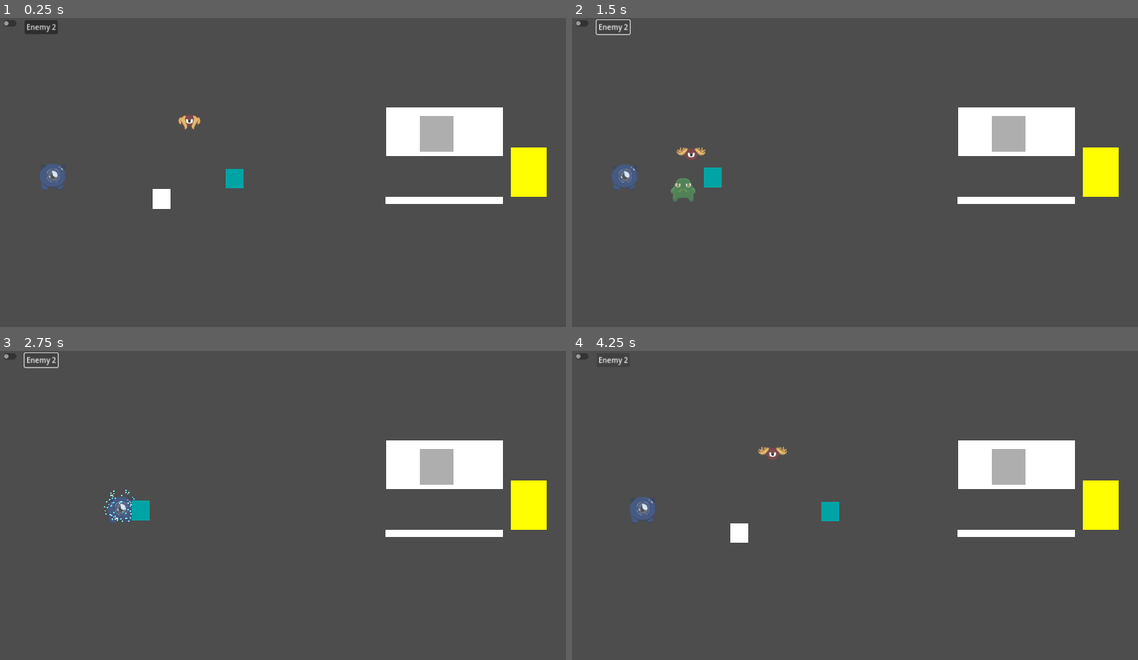
Above: before the commit, frames 1-4 (two rows, left to right).
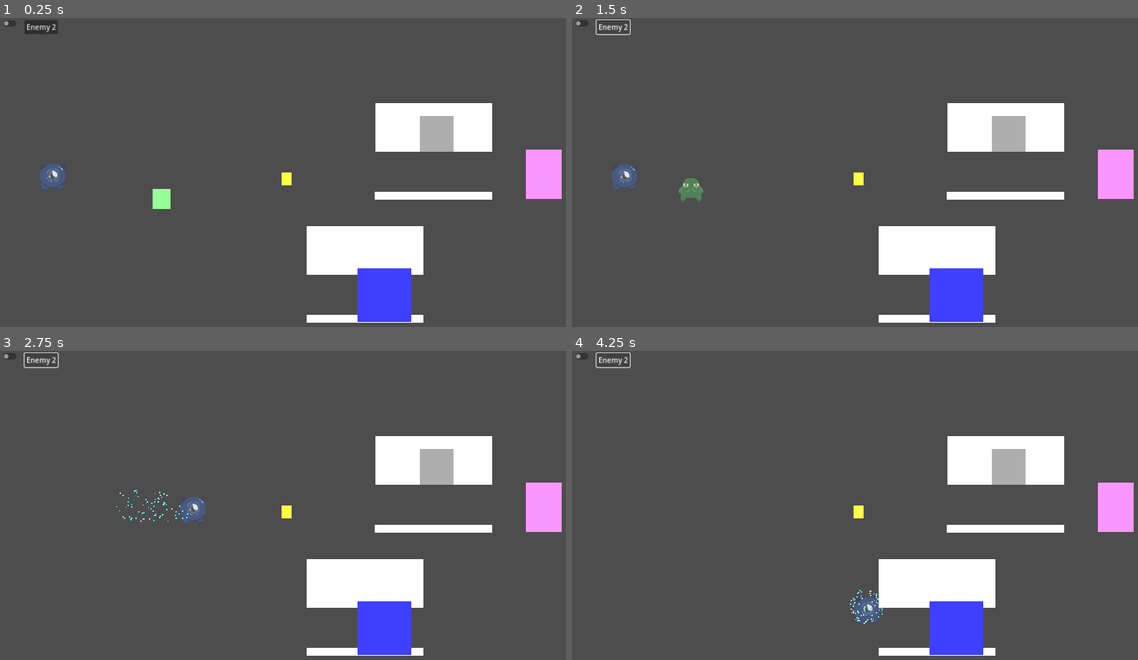
Above: after the commit, the same moments.

Repository: acropolis914/Gwizz-s-Game-Jam
Game: Godot game, scene res://Scene/main.tscn
The game is run twice, just before and just after one commit, with the same random seed, the same clock (stepped at 60 frames per second) and the same inputs.
Inputs (mouse positions are in pixels of both pictures, inside the frame that each line leads up to):
- Up to frame 1 (0.25 s): no input
- Up to frame 2 (1.5 s): click (583, 24) at 0.5 s; click "Enemy 2" at 1.25 s
- Up to frame 3 (2.75 s): tap Enter at 2 s; hold D (move_right) from 2.03 s (still down); tap Shift (dash) at 2.1 s
- Up to frame 4 (4.25 s): release D (move_right) at 2.78 s; hold S (move_down) 2.78-3.53 s; tap Shift (dash) at 2.85, 3.6 s; hold D (move_right) from 3.53 s (still down)

The runs differ from the first frame. In frame 1, 8.8% of the frame differs, in the area x 26-100%, y 27-99%; in frame 2, 8.9%; in frame 3, 9.2%; in frame 4, 9.5%, in the area x 4-100%, y 0-99%.
Error in both runs: Invalid access to property or key 'x' on a base object of type 'Nil'. (res://Scripts/Main.gd:31)

Commit message:
Gate and Key
Gate needs a key to unlock

Diff:
--- a/Scene/enemy_type_1.tscn
+++ b/Scene/enemy_type_1.tscn
@@ -29,6 +29,7 @@
 shape = SubResource("RectangleShape2D_uod3q")
 
 [node name="Enemy_block_1" type="Sprite2D" parent="."]
+modulate = Color(0.592157, 1, 0.592157, 1)
 scale = Vector2(0.333333, 0.366667)
 texture = ExtResource("4_yluhq")
 
--- /dev/null
+++ b/Scene/gate.tscn
@@ -0,0 +1,27 @@
+[gd_scene load_steps=5 format=3 uid="uid://f12olo3uq6e6"]
+
+[ext_resource type="Script" path="res://Scripts/gate.gd" id="1_fo5on"]
+[ext_resource type="Texture2D" uid="uid://ca43nx0s8p3wh" path="res://ImageAssets/White.png" id="1_v1e5c"]
+
+[sub_resource type="RectangleShape2D" id="RectangleShape2D_77716"]
+size = Vector2(124, 138)
+
+[sub_resource type="RectangleShape2D" id="RectangleShape2D_ilp8y"]
+size = Vector2(122, 126)
+
+[node name="Gate" type="Area2D"]
+script = ExtResource("1_fo5on")
+
+[node name="CollisionShape2D" type="CollisionShape2D" parent="."]
+shape = SubResource("RectangleShape2D_77716")
+
+[node name="Sprite2D" type="Sprite2D" parent="."]
+modulate = Color(0.247059, 0.25098, 1, 1)
+texture = ExtResource("1_v1e5c")
+
+[node name="StaticBody2D" type="StaticBody2D" parent="."]
+
+[node name="CollisionShape2D2" type="CollisionShape2D" parent="StaticBody2D"]
+shape = SubResource("RectangleShape2D_ilp8y")
+
+[connection signal="body_entered" from="." to="." method="_on_body_entered"]
--- /dev/null
+++ b/Scene/key.tscn
@@ -0,0 +1,20 @@
+[gd_scene load_steps=4 format=3 uid="uid://1qgfs1qinp1g"]
+
+[ext_resource type="Script" path="res://Scripts/key.gd" id="1_xo6a5"]
+[ext_resource type="Texture2D" uid="uid://ca43nx0s8p3wh" path="res://ImageAssets/White.png" id="2_mc1cx"]
+
+[sub_resource type="RectangleShape2D" id="RectangleShape2D_sqpmm"]
+size = Vector2(20, 26)
+
+[node name="Key" type="Area2D"]
+script = ExtResource("1_xo6a5")
+
+[node name="CollisionShape2D" type="CollisionShape2D" parent="."]
+shape = SubResource("RectangleShape2D_sqpmm")
+
+[node name="Key_Sprite2D" type="Sprite2D" parent="."]
+modulate = Color(1, 1, 0.27451, 1)
+scale = Vector2(0.183333, 0.233333)
+texture = ExtResource("2_mc1cx")
+
+[connection signal="body_entered" from="." to="." method="_on_body_entered"]
--- a/Scene/main.tscn
+++ b/Scene/main.tscn
@@ -1,11 +1,12 @@
-[gd_scene load_steps=10 format=3 uid="uid://c4ehycwbenis3"]
+[gd_scene load_steps=11 format=3 uid="uid://c4ehycwbenis3"]
 
 [ext_resource type="Script" path="res://Scripts/Main.gd" id="1_0qhc5"]
 [ext_resource type="PackedScene" uid="uid://dwbgo21cx8lyu" path="res://Scene/player.tscn" id="2_b3uek"]
 [ext_resource type="PackedScene" uid="uid://b0weg8ntix058" path="res://Scene/enemy_type_2.tscn" id="2_ixmfe"]
 [ext_resource type="Texture2D" uid="uid://ca43nx0s8p3wh" path="res://ImageAssets/White.png" id="6_vglg2"]
-[ext_resource type="PackedScene" uid="uid://gwrdgj65fsr4" path="res://Scene/enemy_type_3.tscn" id="7_4dygs"]
+[ext_resource type="PackedScene" uid="uid://1qgfs1qinp1g" path="res://Scene/key.tscn" id="7_25gxa"]
 [ext_resource type="PackedScene" uid="uid://cr8t15u2vq6hx" path="res://Scene/story_mode.tscn" id="7_qvbas"]
+[ext_resource type="PackedScene" uid="uid://f12olo3uq6e6" path="res://Scene/gate.tscn" id="8_5nvpr"]
 [ext_resource type="PackedScene" uid="uid://b8dd2kjotn5vx" path="res://Scene/princess.tscn" id="8_x7y06"]
 
 [sub_resource type="RectangleShape2D" id="RectangleShape2D_euuoh"]
@@ -37,23 +38,46 @@
 offset_bottom = 36.0
 text = "Enemy 2"
 
-[node name="Walls_StaticBody2D" type="StaticBody2D" parent="."]
-position = Vector2(618, 156)
+[node name="Walls_Trap_StaticBody2D" type="StaticBody2D" parent="."]
+position = Vector2(594, 146)
+metadata/_edit_group_ = true
 
-[node name="CollisionShape2D" type="CollisionShape2D" parent="Walls_StaticBody2D"]
+[node name="CollisionShape2D" type="CollisionShape2D" parent="Walls_Trap_StaticBody2D"]
 position = Vector2(-270, -105)
 shape = SubResource("RectangleShape2D_euuoh")
 
-[node name="Sprite2D" type="Sprite2D" parent="Walls_StaticBody2D/CollisionShape2D"]
+[node name="Sprite2D" type="Sprite2D" parent="Walls_Trap_StaticBody2D/CollisionShape2D"]
 position = Vector2(4, -3)
 scale = Vector2(2.175, 0.141667)
 texture = ExtResource("6_vglg2")
 
-[node name="CollisionShape2D2" type="CollisionShape2D" parent="Walls_StaticBody2D"]
+[node name="CollisionShape2D2" type="CollisionShape2D" parent="Walls_Trap_StaticBody2D"]
 position = Vector2(-268, -263)
 shape = SubResource("RectangleShape2D_h7kn0")
 
-[node name="Sprite2D2" type="Sprite2D" parent="Walls_StaticBody2D/CollisionShape2D2"]
+[node name="Sprite2D2" type="Sprite2D" parent="Walls_Trap_StaticBody2D/CollisionShape2D2"]
+position = Vector2(2.5, 1.50001)
+scale = Vector2(2.175, 0.908333)
+texture = ExtResource("6_vglg2")
+
+[node name="Walls_Gate_StaticBody2D2" type="StaticBody2D" parent="."]
+position = Vector2(441, 421)
+metadata/_edit_group_ = true
+
+[node name="CollisionShape2D" type="CollisionShape2D" parent="Walls_Gate_StaticBody2D2"]
+position = Vector2(-270, -105)
+shape = SubResource("RectangleShape2D_euuoh")
+
+[node name="Sprite2D" type="Sprite2D" parent="Walls_Gate_StaticBody2D2/CollisionShape2D"]
+position = Vector2(4, -3)
+scale = Vector2(2.175, 0.141667)
+texture = ExtResource("6_vglg2")
+
+[node name="CollisionShape2D2" type="CollisionShape2D" parent="Walls_Gate_StaticBody2D2"]
+position = Vector2(-268, -263)
+shape = SubResource("RectangleShape2D_h7kn0")
+
+[node name="Sprite2D2" type="Sprite2D" parent="Walls_Gate_StaticBody2D2/CollisionShape2D2"]
 position = Vector2(2.5, 1.50001)
 scale = Vector2(2.175, 0.908333)
 texture = ExtResource("6_vglg2")
@@ -62,11 +86,11 @@
 visible = false
 
 [node name="Princess" parent="." instance=ExtResource("8_x7y06")]
-position = Vector2(541, -15)
+position = Vector2(574, -10)
 
-[node name="enemy_type_3" parent="." instance=ExtResource("7_4dygs")]
+[node name="Key" parent="." instance=ExtResource("7_25gxa")]
 
-[node name="enemy_type_2" parent="." instance=ExtResource("2_ixmfe")]
-position = Vector2(-169, -147)
+[node name="Gate" parent="." instance=ExtResource("8_5nvpr")]
+position = Vector2(218, 260)
 
 [connection signal="pressed" from="Debug/SpawnEnemy2" to="." method="_on_spawn_enemy_2_pressed"]
--- a/Scene/player.tscn
+++ b/Scene/player.tscn
@@ -1,9 +1,10 @@
-[gd_scene load_steps=10 format=3 uid="uid://dwbgo21cx8lyu"]
+[gd_scene load_steps=11 format=3 uid="uid://dwbgo21cx8lyu"]
 
 [ext_resource type="Script" path="res://Scripts/Player.gd" id="1_1fjau"]
 [ext_resource type="Texture2D" uid="uid://cqx0p8hxa6pj1" path="res://ImageAssets/player_programmerart_64.png" id="2_6ddoa"]
 [ext_resource type="Texture2D" uid="uid://djupu0ttnro4v" path="res://ImageAssets/player_dash_programmerart_64.png" id="2_380vl"]
 [ext_resource type="Texture2D" uid="uid://bhrjflbuiikul" path="res://ImageAssets/player_idle1_programmerart_64.png" id="4_2emre"]
+[ext_resource type="Texture2D" uid="uid://ca43nx0s8p3wh" path="res://ImageAssets/White.png" id="5_echeq"]
 
 [sub_resource type="RectangleShape2D" id="RectangleShape2D_5w6aj"]
 size = Vector2(54, 58)
@@ -80,3 +81,10 @@
 spread = 97.73
 gravity = Vector2(-20, -100)
 linear_accel_max = 12.12
+
+[node name="Key_Sprite2D" type="Sprite2D" parent="."]
+visible = false
+modulate = Color(1, 1, 0.27451, 1)
+position = Vector2(0, -40)
+scale = Vector2(0.183333, 0.233333)
+texture = ExtResource("5_echeq")
--- a/Scene/princess.tscn
+++ b/Scene/princess.tscn
@@ -11,7 +11,7 @@
 script = ExtResource("1_8xokj")
 
 [node name="Sprite2D" type="Sprite2D" parent="."]
-modulate = Color(1, 1, 0, 1)
+modulate = Color(0.980392, 0.588235, 1, 1)
 scale = Vector2(0.666667, 0.916667)
 texture = ExtResource("1_tpu10")
 
--- a/Scripts/Player.gd
+++ b/Scripts/Player.gd
@@ -60,3 +60,9 @@
 	await get_tree().create_timer(1.0).timeout
 	dead = false
 	get_tree().reload_current_scene()
+
+func has_key():
+	$Key_Sprite2D.show()
+
+func gate_unlocked():
+	$Key_Sprite2D.hide()
--- /dev/null
+++ b/Scripts/gate.gd
@@ -0,0 +1,7 @@
+extends Area2D
+
+
+func _on_body_entered(body):
+	if body.is_in_group("player") && GlobalScript.key:
+		queue_free()
+		body.gate_unlocked()
--- a/Scripts/global_script.gd
+++ b/Scripts/global_script.gd
@@ -12,3 +12,5 @@
 var emeny_3 = true
 var trap = true
 var dash = true
+
+var key = false
--- /dev/null
+++ b/Scripts/key.gd
@@ -0,0 +1,7 @@
+extends Area2D
+
+func _on_body_entered(body):
+	if body.is_in_group("player"):
+		GlobalScript.key = true
+		queue_free()
+		body.has_key()
--- a/Scripts/projectile.gd
+++ b/Scripts/projectile.gd
@@ -1,6 +1,6 @@
 extends Area2D
 
-var speed = 1000
+var speed = 800
 var player_pos
 var dir
 
--- a/Scripts/trap.gd
+++ b/Scripts/trap.gd
@@ -2,10 +2,12 @@
 
 @onready var trap_anim = $AnimationPlayer
 
+#Area of main body
 func _on_body_entered(body):
 	if body.is_in_group("player"):
 		body.kill()
 
-
-func _on_x_area_2d_body_entered(_body):
-	trap_anim.play("trap")
+#Area of below body X marks the spot
+func _on_x_area_2d_body_entered(body):
+	if body.is_in_group("player"):
+		trap_anim.play("trap")
